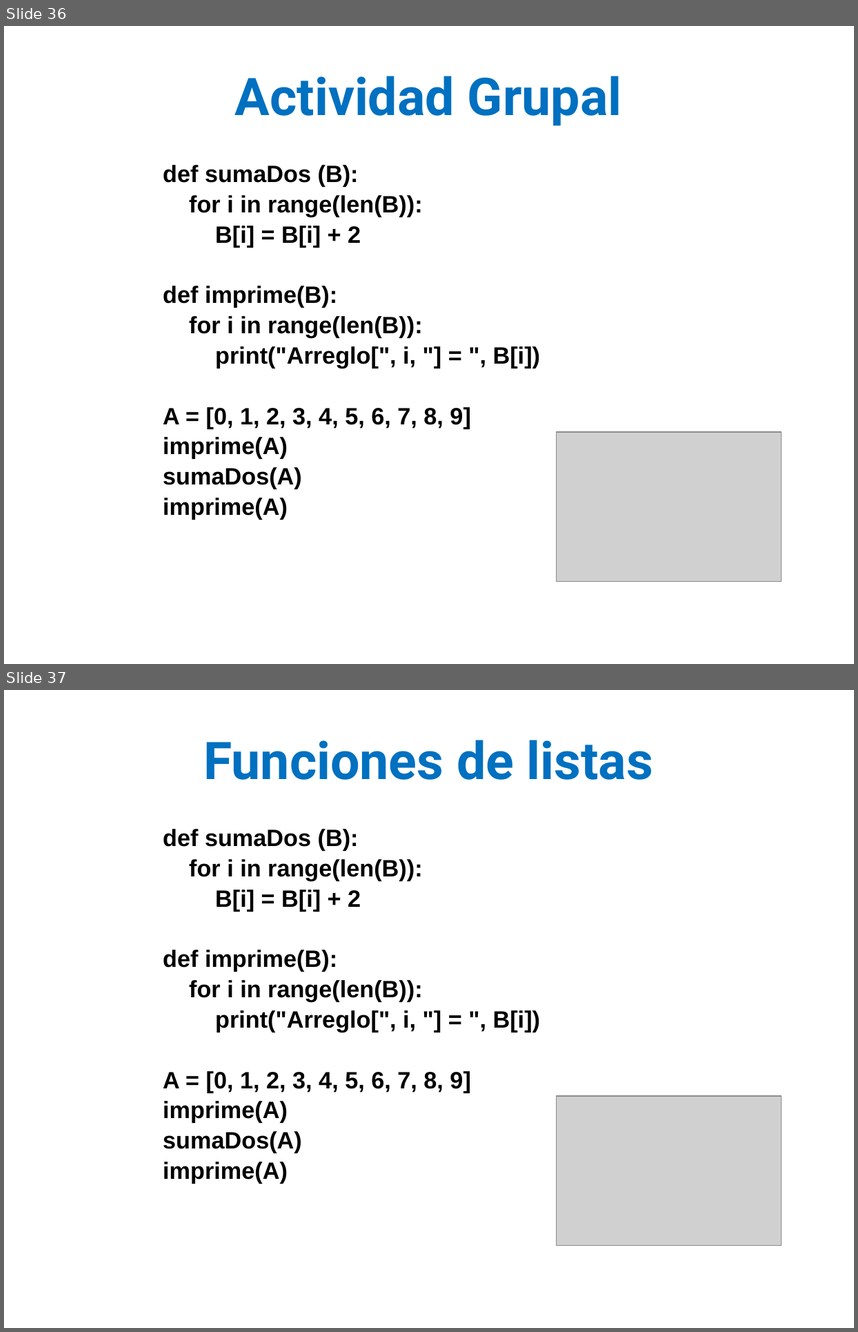
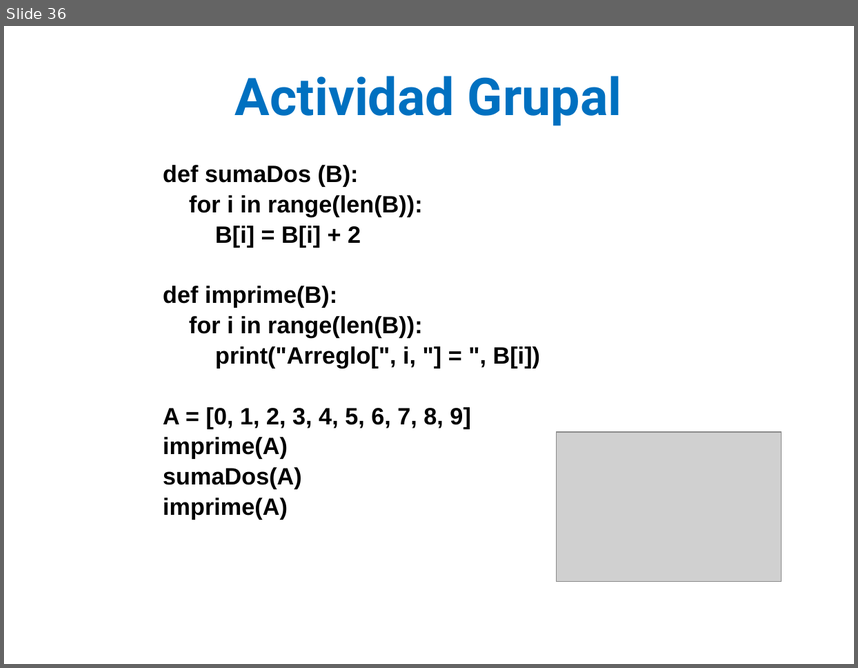
Before and after one commit to lizetheP/PensamientoC, a slide deck: calendario/documentos/7_Listas_Arreglos.pptx. Shown one above the other, each under a label of ours: slides 36 and 37 before the commit, slide 36 after it. The pictures are 858x1332 and 858x668 pixels, drawn with LibreOffice and Linux fonts; fonts in the diff are those of the drawing; grey boxes stand for pictures. Boxes give left, top, right and bottom in pixels: in the first picture for what was removed or moved away, otherwise in the second. Text is boxed around its words. In the diff, an @@ line names an element or a change of style, - is before the commit and + after.

```diff
--- a/calendario/documentos/7_Listas_Arreglos.pptx
+++ b/calendario/documentos/7_Listas_Arreglos.pptx
@@ slide 37 removed at (4,690,854,1328), background #FFFFFF @@
@@ text removed at (203,740,653,780) @@
-Funciones de listas
@@ text removed at (163,829,540,1183) @@
-def sumaDos (B):
-for i in range(len(B)):
-B[i] = B[i] + 2
-def imprime(B):
-for i in range(len(B)):
-print("Arreglo[", i, "] = ", B[i])
-A = [0, 1, 2, 3, 4, 5, 6, 7, 8, 9]
-imprime(A)
-sumaDos(A)
-imprime(A)
@@ picture removed at (557,1096,782,1244) @@
```
Also in this commit, not shown: 1 slide added, 2 other files.
